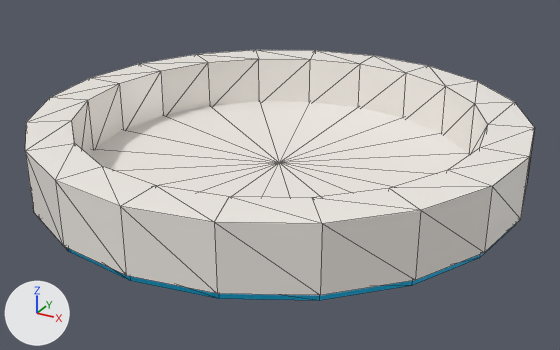
One commit to the glTF model assets/environments/frutiger_aero/props/fountain_basin.glb: the scene before it, then after it.
The view is the same before and after, from a 50 mm camera at (2.32, -4.2, 2.11) aimed at (0.04, -0.07, 0.05). Arrows for +X, +Y and +Z are at lower left; the lights stay in place. The first picture is the older version. Mesh edges are drawn as thin lines. Vertices at exactly the same position are counted once.

The scene before the commit, as lines of its bpy script (objects in view):
```python
me_frutiger_aero_fountain_basin = bpy.data.meshes.new('frutiger_aero_fountain_basin')
me_frutiger_aero_fountain_basin.from_pydata(...)  # 204 vertices, 400 faces; spans x -1.6..1.6, y -1.6..1.6, z 0.0..0.46
# faces by material slot: [240, 160]
me_frutiger_aero_fountain_basin.materials.append(mat_aero_ceramic)
me_frutiger_aero_fountain_basin.materials.append(mat_aero_basin_aqua)
ob_frutiger_aero_fountain_basin = bpy.data.objects.new('frutiger_aero_fountain_basin', me_frutiger_aero_fountain_basin)
ob_frutiger_aero_fountain_basin.location = (0.0, 0.0, 0.0)
```
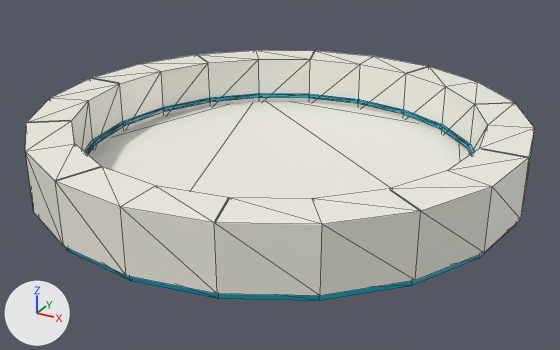
What the commit changed:
Picture 'aero_palette' (img_aero_palette) is new.
Material 'Brushed aluminum' (mat_brushed_aluminum) is new.
Its texture is img_aero_palette.
Its metallic is 0.18.
Its roughness is 0.43.
Material 'Aqua ceramic plinth' (mat_aqua_ceramic_plinth) is new.
Its texture is img_aero_palette.
Its roughness is 0.29.
Material 'Ceramic | warm white' (mat_ceramic___warm_white) is new.
Its texture is img_aero_palette.
Its roughness is 0.32.
me_frutiger_aero_fountain_basin is used by ob_frutiger_aero_fountain_basin; location (0.0, 0.0, 0.0).
me_frutiger_aero_fountain_basin had 204 vertices, 400 faces and spanned x -1.6..1.6, y -1.6..1.6, z 0.0..0.46.
me_frutiger_aero_fountain_basin no longer uses material mat_aero_basin_aqua.
me_frutiger_aero_fountain_basin now has 360 vertices, 676 faces and spans x -1.6..1.6, y -1.6..1.6, z 0.0..0.46.
Part 1, on me_frutiger_aero_fountain_basin:
4 vertices are removed from x 0.0..1.47, y 0.0, z 0.0..0.1.
42 faces are deleted.
144 vertices are added at x -1.33..1.33, y -1.52..1.52, z 0.14..0.46.
38 new faces join them, mat_ceramic___warm_white (picture img_aero_palette).
160 new faces join them, mat_aqua_ceramic_plinth (picture img_aero_palette).
96 new faces join them, mat_brushed_aluminum (picture img_aero_palette).
me_frutiger_aero_fountain_basin part 2: 198 faces spanning x -1.6..1.6, y -1.6..1.6, z 0.0..0.46 switch from mat_aero_ceramic to mat_ceramic___warm_white (picture img_aero_palette).
Other edits to the shape of me_frutiger_aero_fountain_basin do not show in these pictures.
me_frutiger_aero_fountain_basin gains material mat_aqua_ceramic_plinth (picture img_aero_palette).
me_frutiger_aero_fountain_basin gains material mat_brushed_aluminum (picture img_aero_palette).

Boxes (x1, y1, x2, y2) around the edits, measured in the pictures (560 x 350 px):
part 1 of me_frutiger_aero_fountain_basin, built on: before (90, 101, 470, 198); after (27, 51, 514, 222)
part 2 of me_frutiger_aero_fountain_basin, recoloured: (26, 50, 534, 295) in both
